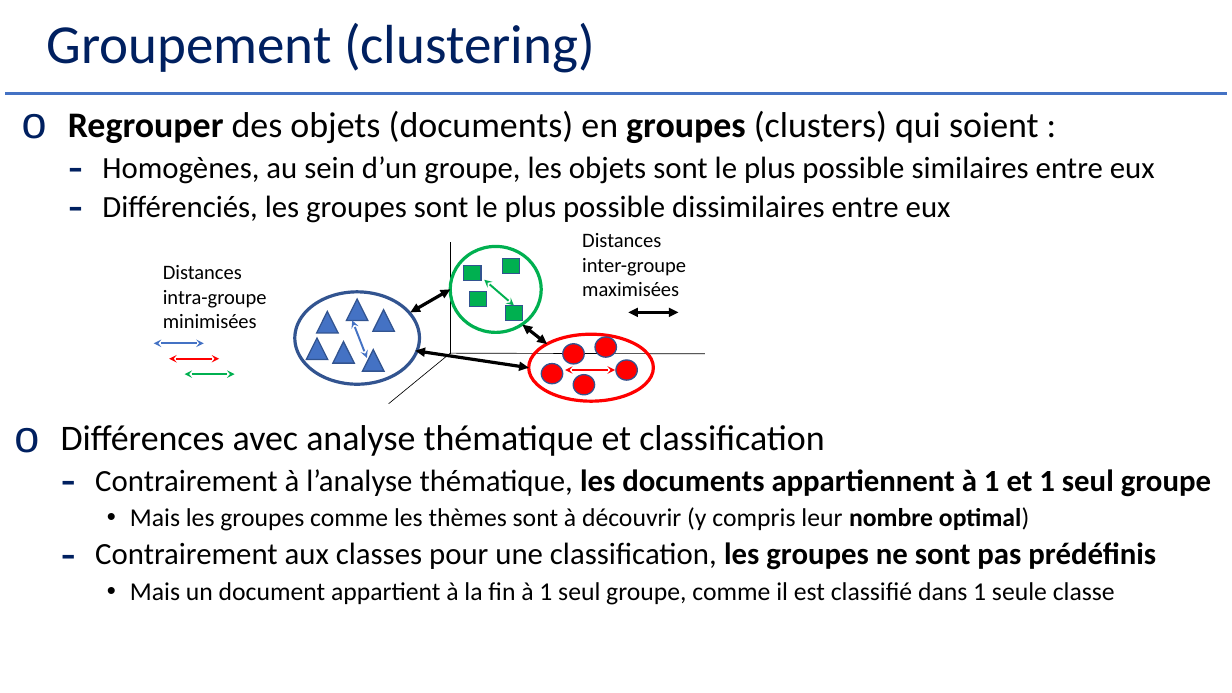
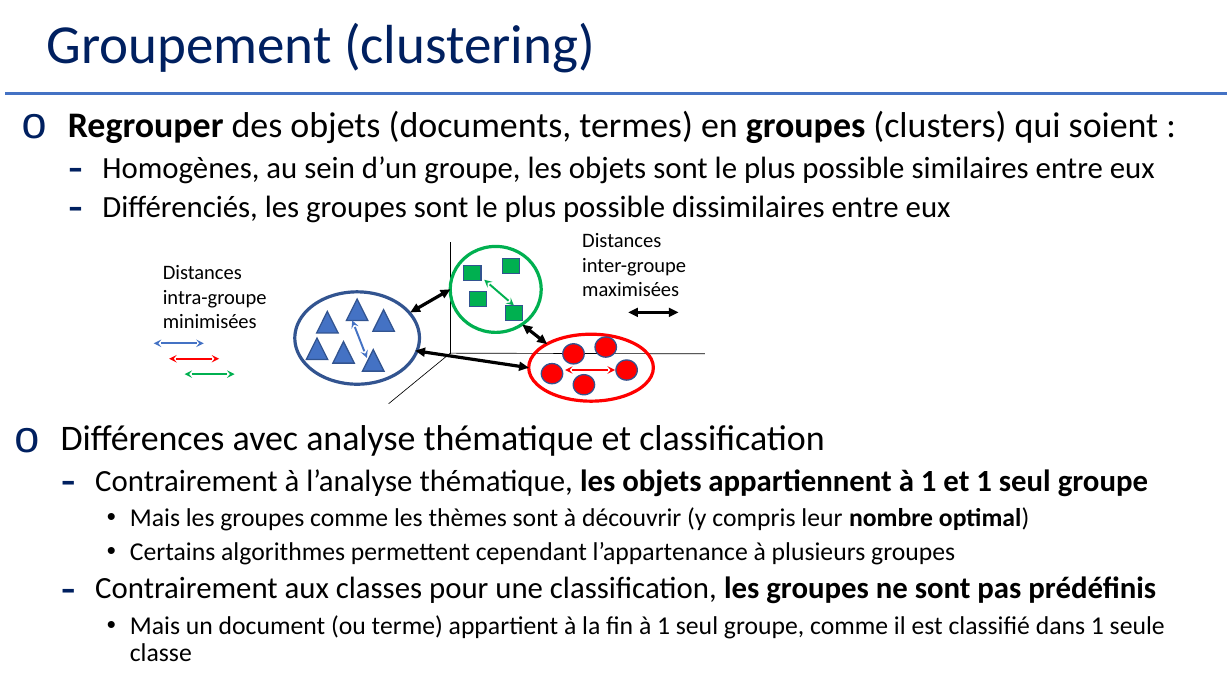
Before and after one commit to Herve-Guerin/cours-NLP-Gustave-Eiffel, a slide deck: slide 12 of Slides/NLP et Analyse Textuelle V2 - 2.pptx (slide 11 before the commit). Drawn at 1232x693 pixels with LibreOffice and Linux fonts; fonts in the diff are those of the drawing. Boxes give left, top, right and bottom in pixels: in the first picture for what was removed or moved away, otherwise in the second. Text is boxed around its words. In the diff, an @@ line names an element or a change of style, - is before the commit and + after.

```diff
--- a/Slides/NLP et Analyse Textuelle V2 - 2.pptx
+++ b/Slides/NLP et Analyse Textuelle V2 - 2.pptx
@@ text at (68,111,1159,143): text changed @@
-o Regrouper des objets (documents) en groupes (clusters) qui soient :
+o Regrouper des objets (documents, termes) en groupes (clusters) qui soient :
@@ text at (95,469,1148,497): text changed @@
-  – Contrairement à l’analyse thématique, les documents appartiennent à 1 et 1 seul groupe
+  – Contrairement à l’analyse thématique, les objets appartiennent à 1 et 1 seul groupe
@@ text at (130,542,955,565): paragraph added @@
+    • Certains algorithmes permettent cependant l’appartenance à plusieurs groupes
@@ text at (130,615,1165,662): text changed @@
-    • Mais un document appartient à la fin à 1 seul groupe, comme il est classifié dans 1 seule classe
+    • Mais un document (ou terme) appartient à la fin à 1 seul groupe, comme il est classifié dans 1 seule classe
```
Also in this commit, not shown: 15 other slides changed, 1 slide added, 51 slides removed, 2 other files.
